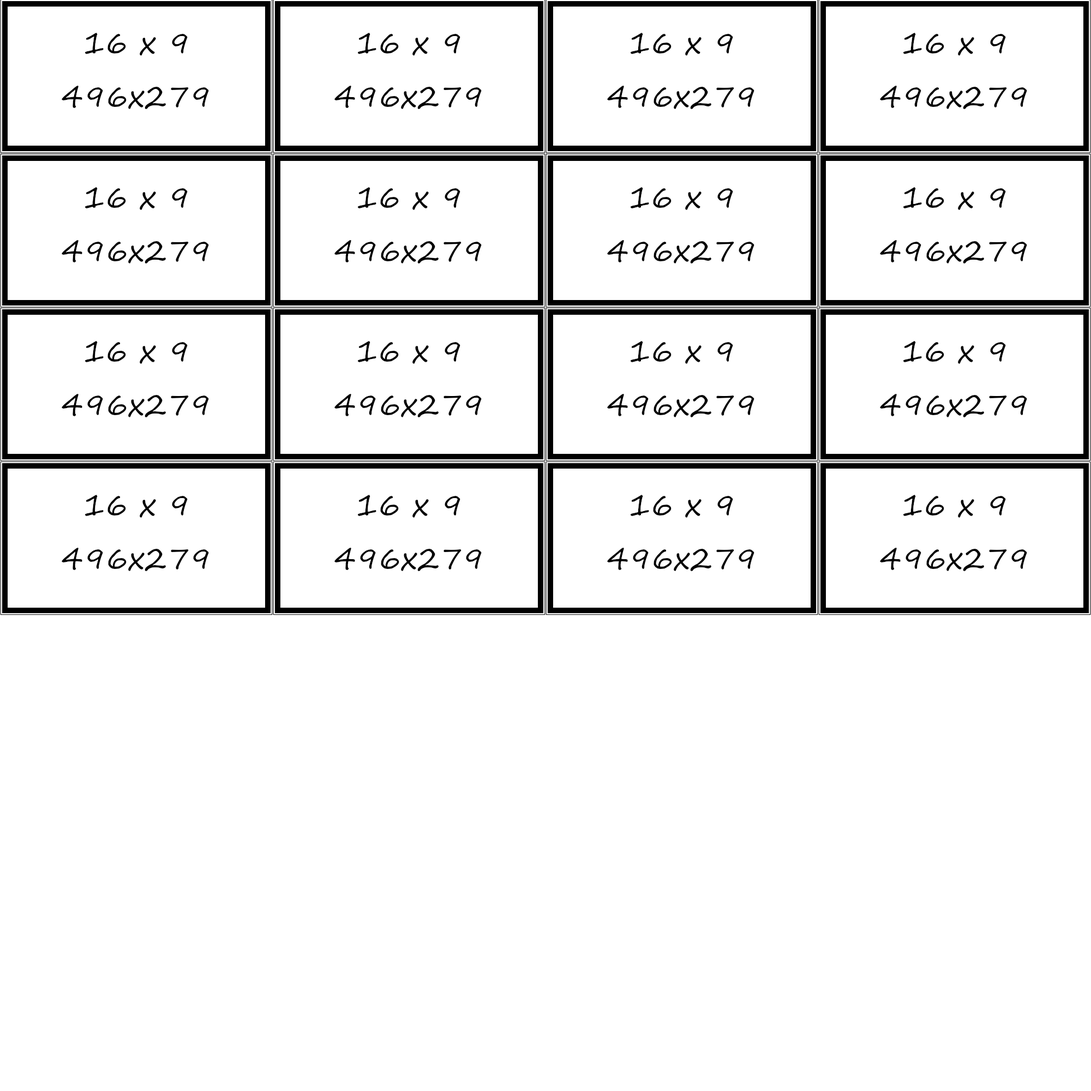
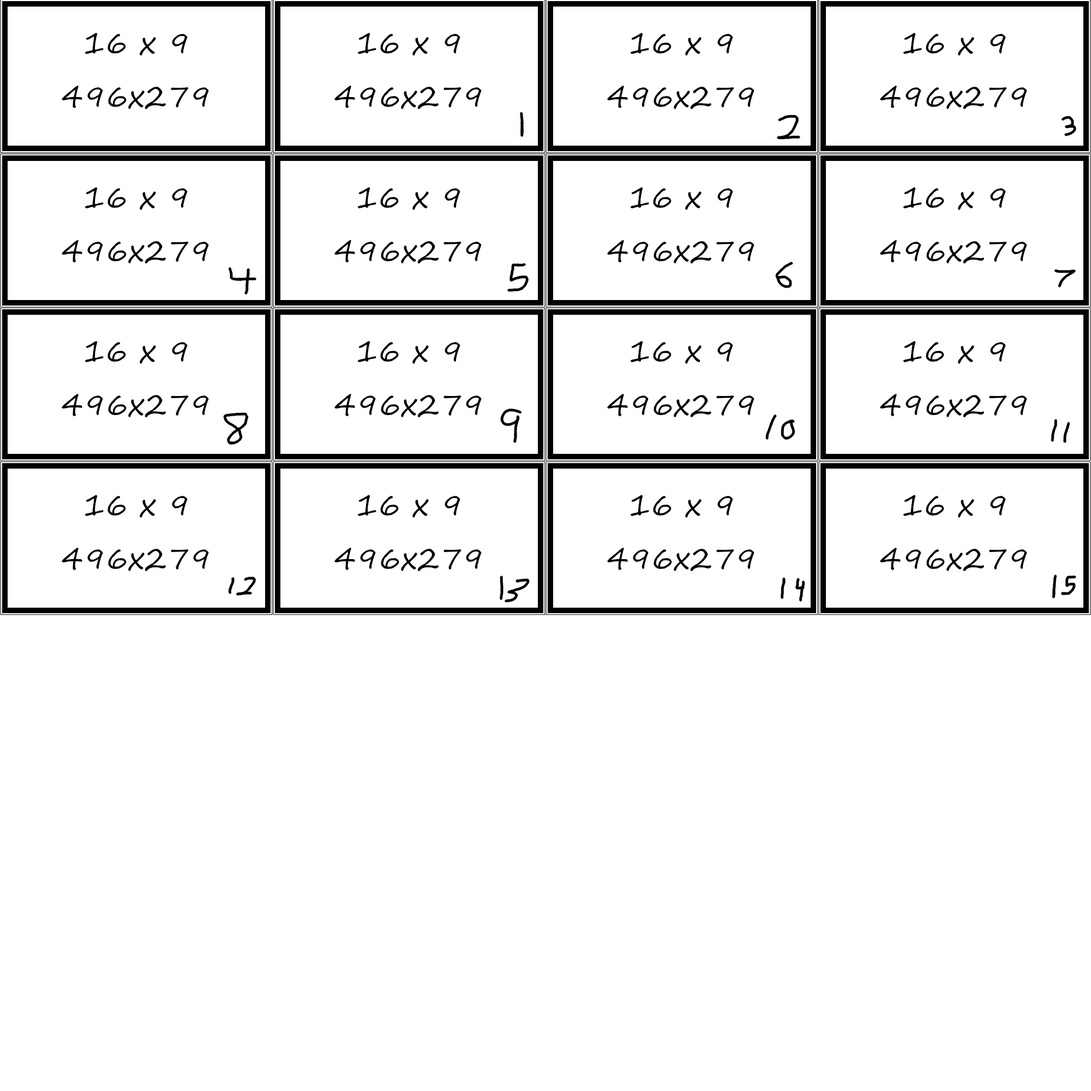
The second (1091, 1091) image is a revision of the first. Changes to its layers:
painted on "1" over 520, 111, 524, 137
painted on "2" over 777, 114, 801, 140
painted on "3" over 1061, 115, 1077, 137
painted on "4" over 228, 266, 257, 295
painted on "5" over 507, 263, 529, 292
painted on "6" over 775, 261, 794, 289
painted on "7" over 1054, 269, 1077, 288
painted on "8" over 223, 412, 249, 445
painted on "9" over 500, 408, 523, 444
painted on "10" over 765, 414, 796, 440
painted on "11" over 1051, 419, 1071, 444
painted on "12" over 228, 576, 256, 596
painted on "13" over 499, 575, 530, 604
painted on "14" over 780, 577, 806, 602
painted on "15" over 1052, 574, 1077, 599
